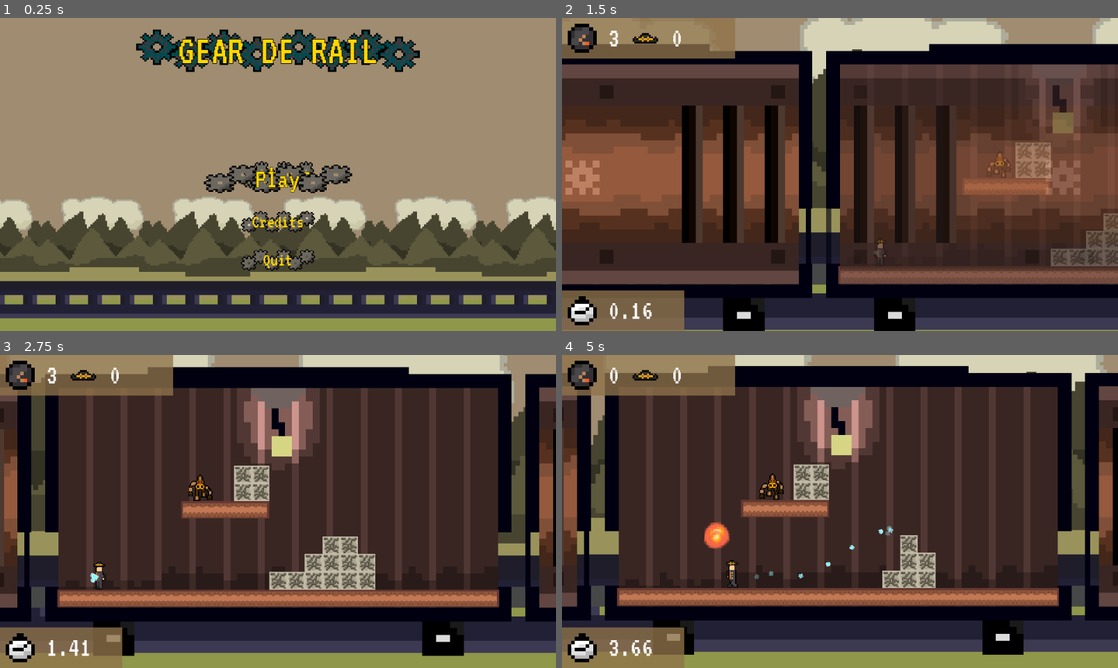
Above: before the commit, frames 1-4 (two rows, left to right).
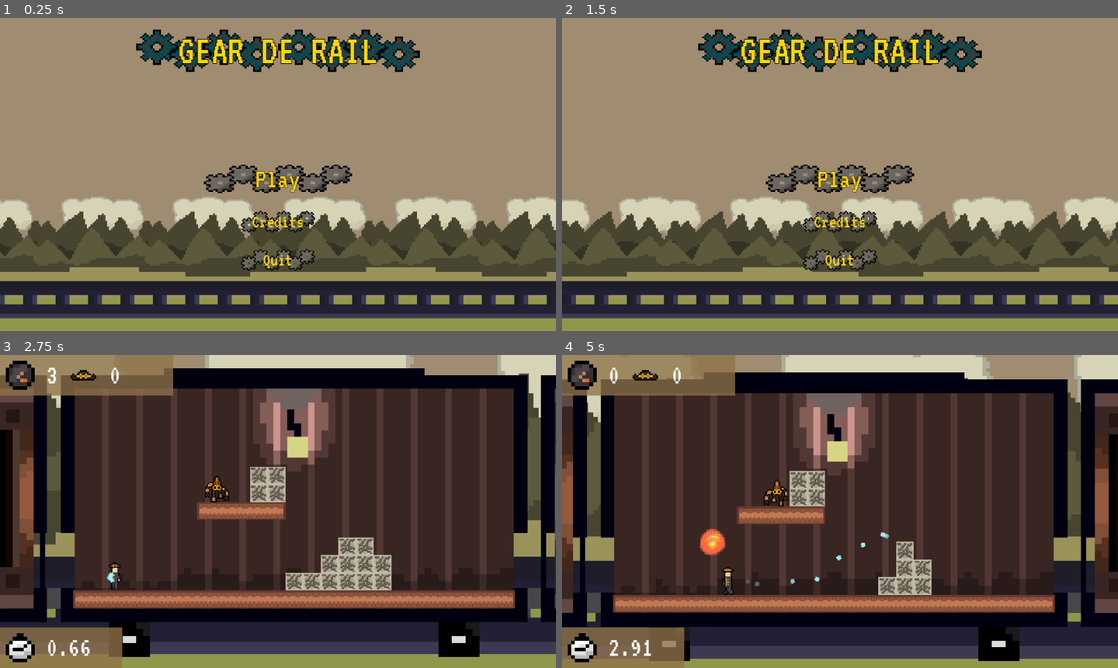
Above: after the commit, the same moments.

Repository: jordanbrotherton/GearDeRail
Game: Godot game, scene res://title.tscn
Two runs of this game, one before a commit and one after it. Both use one fixed random seed, a clock stepped at 60 frames per second and the inputs below.
Inputs (mouse positions are in pixels of both pictures, inside the frame that each line leads up to):
- Up to frame 1 (0.25 s): no input
- Up to frame 2 (1.5 s): click "Credits" at 0.5 s; click "Return" (after the commit: "Return to Title Screen") at 1.25 s
- Up to frame 3 (2.75 s): click (278, 514) at 2 s, where only the run after the commit has a clickable "Play"
- Up to frame 4 (5 s): move the mouse to (962, 495) at 2.77 s; hold Right (ui_right) 2.78-4.28 s; tap X (bomb) at 2.85, 3.6, 4.35 s; tap Space (jump) at 3.02, 3.77 s; move the mouse to (728, 527) at 3.52 s; move the mouse to (895, 442) at 4.27 s; hold Left (ui_left) from 4.28 s (still down)

The runs differ from the first frame. In frame 1, 0.3% of the frame differs, in the area x 43-57%, y 45-55%; in frame 2, 89%, in the area x 0-100%, y 0-100%; in frame 3, 41%; in frame 4, 36%.

Commit message:
Credits finished, and quitting enabled

Diff:
--- a/credits.gd
+++ b/credits.gd
@@ -2,6 +2,7 @@
 
 func _on_pressed() -> void:
 	$"../../../Node2D".visible = true
+	$"../..".visible = false
 
 func _on_mouse_entered() -> void:
 	$hover.play()
--- a/credits.tscn
+++ b/credits.tscn
@@ -2,23 +2,71 @@
 
 [ext_resource type="FontFile" uid="uid://ke7n8a1sp4qv" path="res://VT323-Regular.ttf" id="1_c1t8d"]
 [ext_resource type="Texture2D" uid="uid://do4ymjmrsaabb" path="res://ts_button.png" id="2_g4wvt"]
+[ext_resource type="Texture2D" uid="uid://nbsmmjtu5le4" path="res://title_sprite.png" id="2_j6beo"]
 [ext_resource type="Script" uid="uid://i36ngjxabeyf" path="res://return.gd" id="3_pjc1l"]
 [ext_resource type="AudioStream" uid="uid://64r4n66x3lpu" path="res://ui/blipSelect.wav" id="4_j6beo"]
 
-[sub_resource type="StyleBoxTexture" id="StyleBoxTexture_pjc1l"]
-texture = ExtResource("2_g4wvt")
+[sub_resource type="StyleBoxTexture" id="StyleBoxTexture_4av4j"]
+texture = ExtResource("2_j6beo")
+expand_margin_top = 1.0
+expand_margin_bottom = 1.0
 axis_stretch_horizontal = 2
 axis_stretch_vertical = 2
 
-[node name="Control" type="Control" unique_id=1019599964]
-layout_mode = 3
-anchors_preset = 0
-offset_right = 40.0
-offset_bottom = 40.0
+[sub_resource type="StyleBoxTexture" id="StyleBoxTexture_j6beo"]
+texture = ExtResource("2_g4wvt")
+expand_margin_top = 1.0
+expand_margin_bottom = 1.0
+axis_stretch_horizontal = 2
+axis_stretch_vertical = 2
 
-[node name="CanvasLayer" type="CanvasLayer" parent="." unique_id=512799610]
+[sub_resource type="StyleBoxTexture" id="StyleBoxTexture_5em78"]
+texture = ExtResource("2_g4wvt")
+expand_margin_top = 1.0
+expand_margin_bottom = 1.0
+axis_stretch_horizontal = 2
+axis_stretch_vertical = 2
 
-[node name="VBoxContainer" type="VBoxContainer" parent="CanvasLayer" unique_id=974392554]
+[sub_resource type="StyleBoxTexture" id="StyleBoxTexture_h30m1"]
+texture = ExtResource("2_g4wvt")
+expand_margin_top = 1.0
+expand_margin_bottom = 1.0
+axis_stretch_horizontal = 2
+axis_stretch_vertical = 2
+
+[sub_resource type="StyleBoxTexture" id="StyleBoxTexture_3mii5"]
+texture = ExtResource("2_g4wvt")
+expand_margin_top = 1.0
+expand_margin_bottom = 1.0
+axis_stretch_horizontal = 2
+axis_stretch_vertical = 2
+
+[sub_resource type="StyleBoxTexture" id="StyleBoxTexture_pjc1l"]
+texture = ExtResource("2_g4wvt")
+expand_margin_top = 1.0
+expand_margin_bottom = 1.0
+axis_stretch_horizontal = 2
+axis_stretch_vertical = 2
+
+[node name="CanvasLayer" type="CanvasLayer" unique_id=512799610]
+visible = false
+
+[node name="Label" type="Label" parent="." unique_id=30529138]
+anchors_preset = 5
+anchor_left = 0.5
+anchor_right = 0.5
+offset_left = -67.0
+offset_right = 67.0
+offset_bottom = 49.0
+grow_horizontal = 2
+theme_override_colors/font_color = Color(1, 0.84313726, 0, 1)
+theme_override_constants/outline_size = 4
+theme_override_fonts/font = ExtResource("1_c1t8d")
+theme_override_font_sizes/font_size = 60
+theme_override_styles/normal = SubResource("StyleBoxTexture_4av4j")
+text = "Credits"
+
+[node name="VBoxContainer" type="VBoxContainer" parent="." unique_id=974392554]
 anchors_preset = 8
 anchor_left = 0.5
 anchor_top = 0.5
@@ -33,7 +81,51 @@
 size_flags_horizontal = 6
 size_flags_vertical = 6
 
-[node name="return" type="Button" parent="CanvasLayer/VBoxContainer" unique_id=2032629593]
+[node name="Jordan" type="Label" parent="VBoxContainer" unique_id=1323310493]
+layout_mode = 2
+theme_override_colors/font_color = Color(1, 0.84313726, 0, 1)
+theme_override_constants/outline_size = 2
+theme_override_fonts/font = ExtResource("1_c1t8d")
+theme_override_font_sizes/font_size = 40
+theme_override_styles/normal = SubResource("StyleBoxTexture_j6beo")
+text = "Level design, backgrounds, game mechanics
+Jordan Brotherton"
+horizontal_alignment = 1
+
+[node name="Nathan" type="Label" parent="VBoxContainer" unique_id=481481924]
+layout_mode = 2
+theme_override_colors/font_color = Color(1, 0.84313726, 0, 1)
+theme_override_constants/outline_size = 2
+theme_override_fonts/font = ExtResource("1_c1t8d")
+theme_override_font_sizes/font_size = 40
+theme_override_styles/normal = SubResource("StyleBoxTexture_5em78")
+text = "Sprite work, menu design, audio design
+Nathan Bedell"
+horizontal_alignment = 1
+
+[node name="Music" type="Label" parent="VBoxContainer" unique_id=1825349629]
+layout_mode = 2
+theme_override_colors/font_color = Color(1, 0.84313726, 0, 1)
+theme_override_constants/outline_size = 4
+theme_override_fonts/font = ExtResource("1_c1t8d")
+theme_override_font_sizes/font_size = 40
+theme_override_styles/normal = SubResource("StyleBoxTexture_h30m1")
+text = "Music: Against Villainous Robot & Steampunk Garage
+pixabay.com"
+horizontal_alignment = 1
+
+[node name="Font" type="Label" parent="VBoxContainer" unique_id=1450668638]
+layout_mode = 2
+theme_override_colors/font_color = Color(1, 0.84313726, 0, 1)
+theme_override_constants/outline_size = 2
+theme_override_fonts/font = ExtResource("1_c1t8d")
+theme_override_font_sizes/font_size = 40
+theme_override_styles/normal = SubResource("StyleBoxTexture_3mii5")
+text = "Font: VT323
+Peter Hull"
+horizontal_alignment = 1
+
+[node name="return" type="Button" parent="VBoxContainer" unique_id=2032629593]
 layout_mode = 2
 theme_override_colors/font_color = Color(1, 0.84313726, 0, 1)
 theme_override_constants/outline_size = 2
@@ -41,18 +133,25 @@
 theme_override_fonts/font = ExtResource("1_c1t8d")
 theme_override_font_sizes/font_size = 48
 theme_override_styles/normal = SubResource("StyleBoxTexture_pjc1l")
-text = "Return"
+text = "Return to Title Screen"
 script = ExtResource("3_pjc1l")
 
-[node name="hover" type="AudioStreamPlayer" parent="CanvasLayer/VBoxContainer/return" unique_id=735805483]
+[node name="hover" type="AudioStreamPlayer" parent="VBoxContainer/return" unique_id=735805483]
 stream = ExtResource("4_j6beo")
 volume_db = -10.0
 
-[node name="leave" type="AudioStreamPlayer" parent="CanvasLayer/VBoxContainer/return" unique_id=423950493]
+[node name="leave" type="AudioStreamPlayer" parent="VBoxContainer/return" unique_id=423950493]
 stream = ExtResource("4_j6beo")
 volume_db = -10.0
 pitch_scale = 0.75
 
-[connection signal="mouse_entered" from="CanvasLayer/VBoxContainer/return" to="CanvasLayer/VBoxContainer/return" method="_on_mouse_entered"]
-[connection signal="mouse_exited" from="CanvasLayer/VBoxContainer/return" to="CanvasLayer/VBoxContainer/return" method="_on_mouse_exited"]
-[connection signal="pressed" from="CanvasLayer/VBoxContainer/return" to="CanvasLayer/VBoxContainer/return" method="_on_pressed"]
+[node name="Control" type="Control" parent="." unique_id=1019599964]
+visible = false
+layout_mode = 3
+anchors_preset = 0
+offset_right = 40.0
+offset_bottom = 40.0
+
+[connection signal="mouse_entered" from="VBoxContainer/return" to="VBoxContainer/return" method="_on_mouse_entered"]
+[connection signal="mouse_exited" from="VBoxContainer/return" to="VBoxContainer/return" method="_on_mouse_exited"]
+[connection signal="pressed" from="VBoxContainer/return" to="VBoxContainer/return" method="_on_pressed"]
--- a/quit.gd
+++ b/quit.gd
@@ -1,7 +1,11 @@
 extends Button
 
+func _start():
+	if OS.has_feature("web"):
+		$".".visible = false
+
 func _on_pressed() -> void:
-	pass # Replace with function body.
+	get_tree().quit()
 
 func _on_mouse_entered() -> void:
 	$hover.play()
--- a/return.gd
+++ b/return.gd
@@ -1,7 +1,8 @@
 extends Button
 
 func _on_pressed() -> void:
-	$"../../../..".visible = false
+	$"../..".visible = false
+	$"../../../Control".visible = true
 
 func _on_mouse_entered() -> void:
 	$hover.play()
--- a/title.tscn
+++ b/title.tscn
@@ -67,7 +67,6 @@
 [node name="CanvasLayer" type="CanvasLayer" parent="." unique_id=15551130]
 
 [node name="Node2D" parent="CanvasLayer" unique_id=2113363014 instance=ExtResource("11_upcoo")]
-visible = false
 
 [node name="Control" type="Control" parent="CanvasLayer" unique_id=1883468566]
 layout_mode = 3
